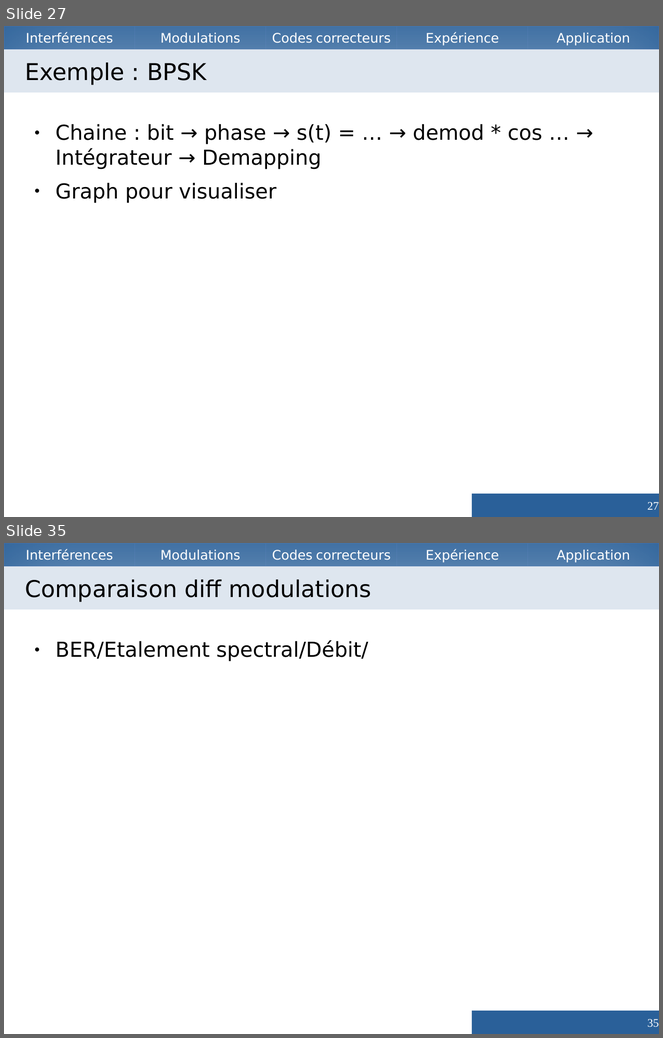
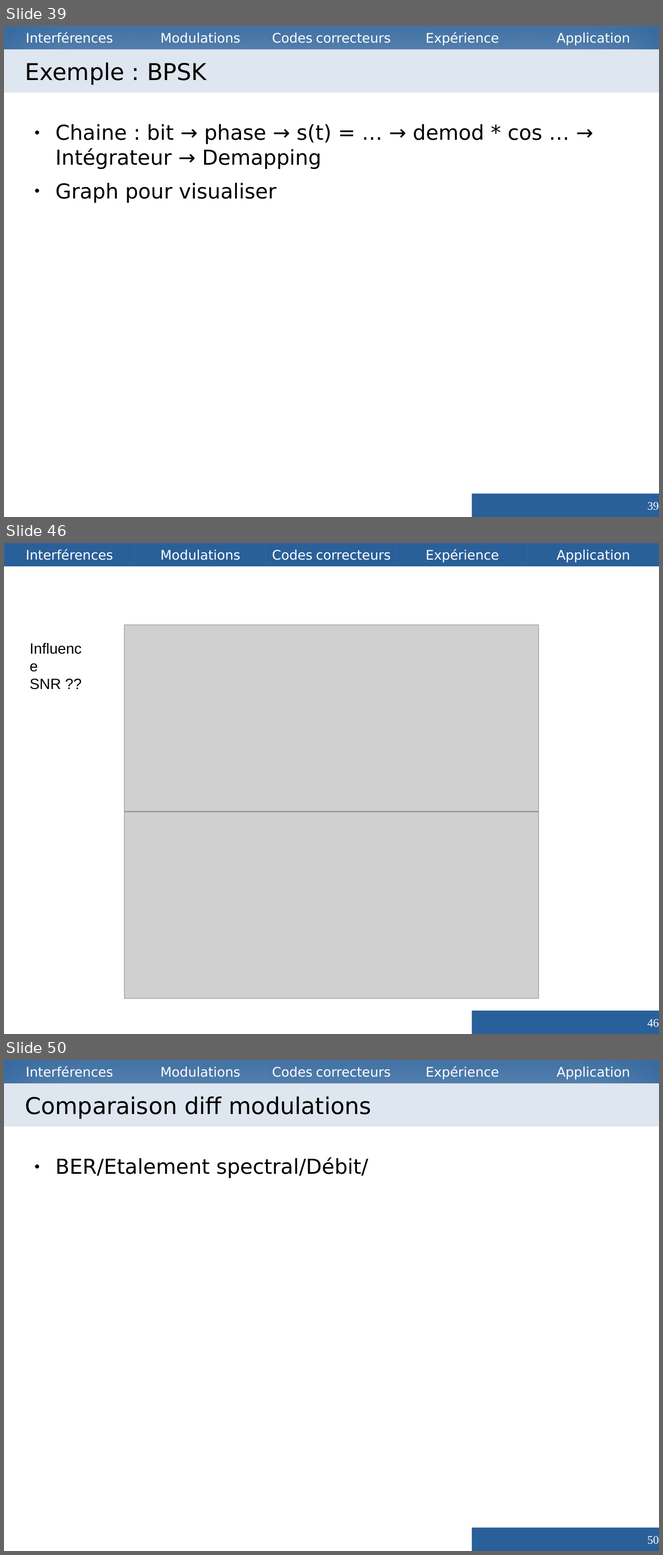
Before and after one commit to Vzrod/tipe, a slide deck: TIPE.odp. Shown one above the other, each under a label of ours: slides 27 and 35 before the commit, slides 39, 46 and 50 after it; the slides between them are not shown. The pictures are 663x1038 and 663x1555 pixels, drawn with LibreOffice and Linux fonts; fonts in the diff are those of the drawing; grey boxes stand for pictures. Boxes give left, top, right and bottom in pixels: in the first picture for what was removed or moved away, otherwise in the second. Text is boxed around its words. In the diff, an @@ line names an element or a change of style, - is before the commit and + after.

```diff
--- a/TIPE.odp
+++ b/TIPE.odp
@@ slide 46 added at bbox=[4, 543, 659, 1034], background #FFFFFF; not listed: 5 template elements that a slide beside it also shows @@
@@ picture added at bbox=[125, 625, 539, 812] @@
@@ text added at bbox=[29, 679, 61, 690], 18 pt, text #000000 @@
+Influence SNR ??
@@ picture added at bbox=[125, 812, 539, 999] @@
@@ page number added at bbox=[472, 1011, 659, 1034], fill #2A6099, 14 pt, text #FFFFFF @@
+46
@@ what was slide 27 is now slide 39 @@
@@ page number at bbox=[648, 502, 659, 511]: text changed @@
-27
+39
@@ what was slide 35 is now slide 50 @@
@@ page number at bbox=[648, 1536, 659, 1545]: text changed @@
-35
+50
```
Also in this commit, not shown: 6 slides changed, 19 other slides added, 3 slides removed, 6 other files.
